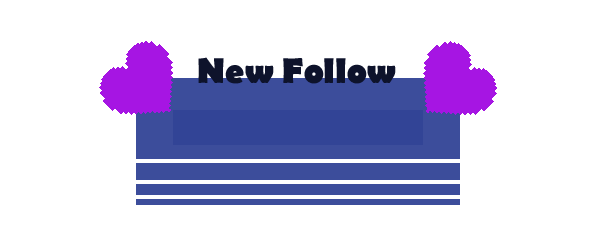
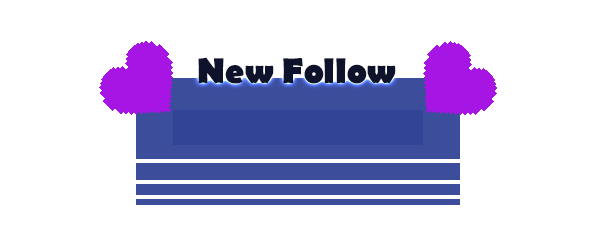
Layers edited between the first and the second 597 x 246 image:
pixels changed over [193, 57, 400, 89] (layer not identified)
